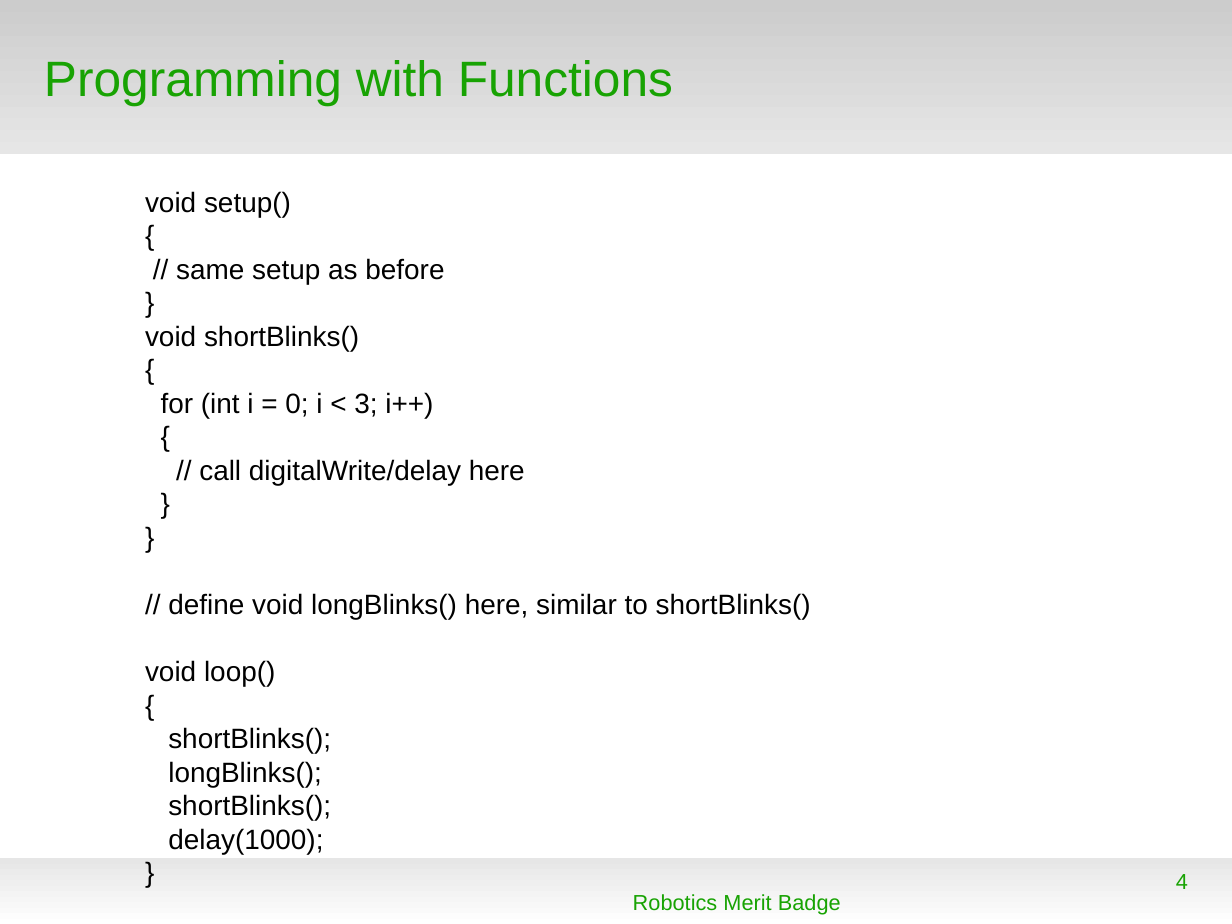
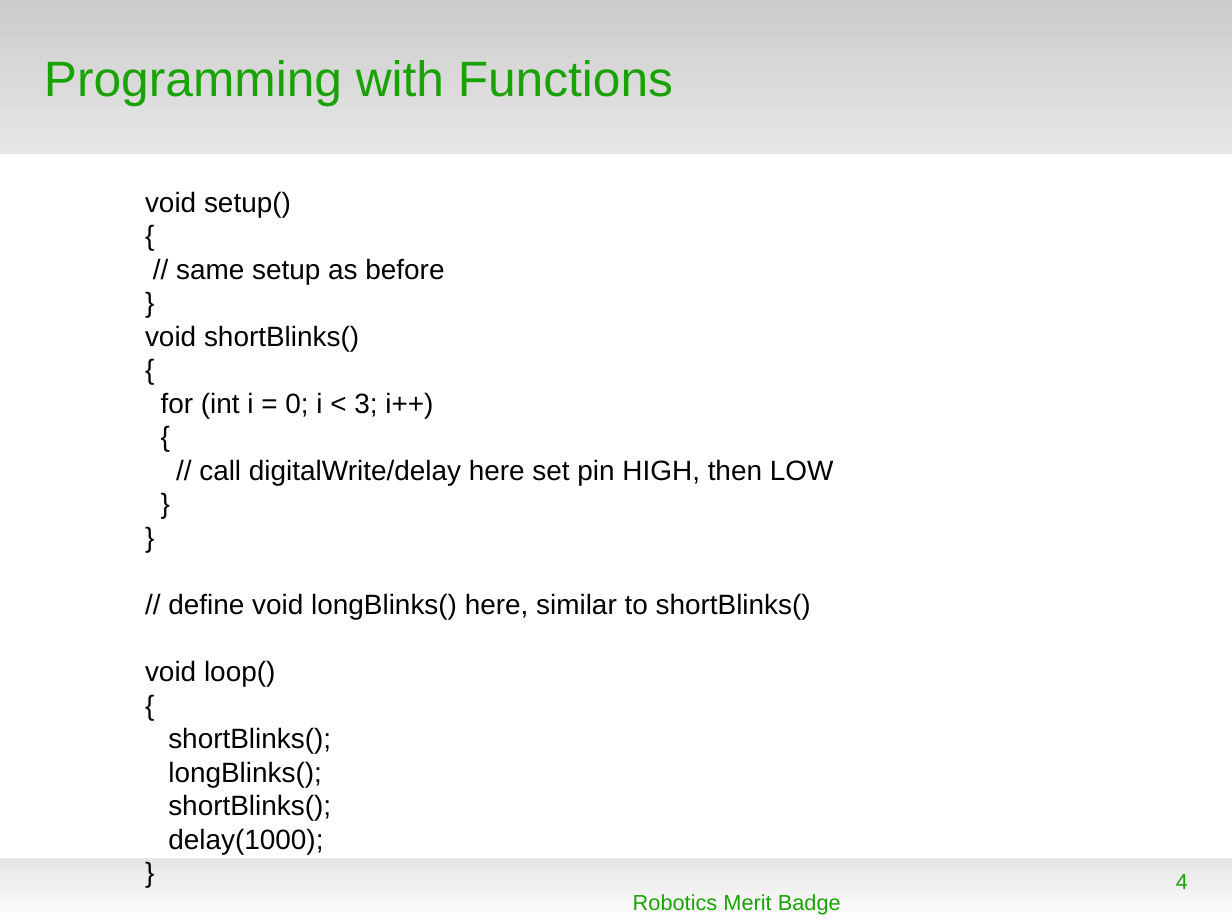
Before and after one commit to spiderman-2099/RoboticsMB, a slide deck: slide 4 of doc/RMB_Session2.odp. Drawn at 1232x924 pixels with LibreOffice and Linux fonts; fonts in the diff are those of the drawing; background and template pictures are left out. Boxes give left, top, right and bottom in pixels: in the first picture for what was removed or moved away, otherwise in the second. Text is boxed around its words. In the diff, an @@ line names an element or a change of style, - is before the commit and + after.

```diff
--- a/doc/RMB_Session2.odp
+++ b/doc/RMB_Session2.odp
@@ text at box(199, 459, 834, 485): text changed @@
-// call digitalWrite/delay here
+// call digitalWrite/delay here set pin HIGH, then LOW
```
Also in this commit, not shown: 1 other slide changed, 2 slides added, 1 slide removed.
